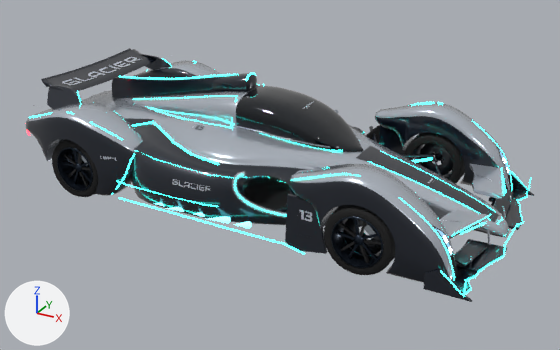
A saved change to the glTF model cars3d/glacier.glb.
The view is the same before and after, from a camera (50 mm lens) standing at (4.67, -8.01, 4.27) and looking at (0.34, -0.13, 0.33). The lights are fixed; the arrows at lower left show +X, +Y and +Z. The first picture is the older version. Where no turn or scale is listed for an object, it has been applied to the vertices. Vertices at exactly the same position are counted once.

In view in the first picture: 'body', 'decals', 'wheel_FL_spin', 'wheel_FR_spin', 'wheel_RL_spin' and 2 more.
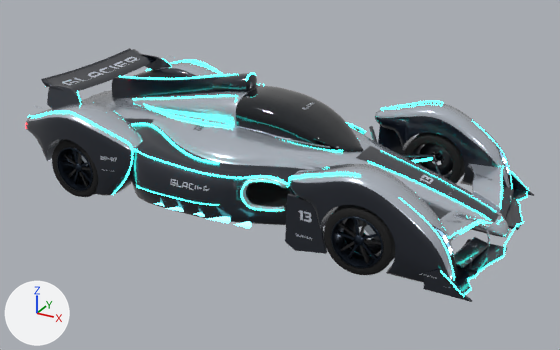
Location of each change, (x1, y1, x2, y2) in pixels of the pictures (560 x 350 px; the box of a moved part takes in the faces that stretch with it):
'body', reshaped: before (26, 48, 534, 302); after (25, 48, 534, 302)
'trim', added: after (28, 58, 529, 297)
part 1 of me_body_001, moved or reshaped: before (494, 189, 513, 217); after (500, 186, 514, 219)
part 2 of me_body_001, moved or reshaped: before (454, 240, 487, 266); after (454, 237, 489, 268)
part 3 of me_body_001, deleted: before (77, 58, 531, 296)
part 4 of me_body_001, moved or reshaped: before (27, 61, 528, 302); after (25, 61, 522, 299)

What the commit changed:
me_body_001 is used by ob_body; location (0.0, 0.0, 0.0).
me_body_001 had 46681 vertices, 91889 faces and spanned x -2.95..3.26, y -1.43..1.43, z 0.05..1.56.
me_body_001 now has 43647 vertices, 86005 faces and spans x -2.95..3.25, y -1.43..1.43, z 0.06..1.54.
me_body_001 part 1: the loose piece of 56 vertices spanning x 2.84..3.06, y 0.4..1.01, z 0.14..0.26 is scaled about its middle by (1.03, 1.25, 1.17), then moved by (0.0, -0.02, 0.0).
me_body_001 part 2: the loose piece of 56 vertices spanning x 2.84..3.06, y -1.01..-0.4, z 0.14..0.26 is scaled about its middle by (1.03, 1.25, 1.17), then moved by (0.0, 0.02, 0.0).
me_body_001 part 3: 22 loose pieces with 1520 vertices, spanning x -2.95..3.12, y -1.42..1.42, z 0.05..1.52, are deleted.
me_body_001 part 4: 194 vertices moved within x -2.8..3.16, y -1.41..1.41, z 0.11..1.54; 6429 vertices removed from x -2.81..3.26, y -1.43..1.43, z 0.07..1.56; 4843 vertices added at x -2.81..3.25, y -1.42..1.42, z 0.07..1.49.
Other edits to the shape of me_body_001 do not show in these pictures.
Mesh me_trim is new.
It has 16524 vertices, 32892 faces and spans x -2.95..3.26, y -1.43..1.43, z 0.08..1.56.
It uses material mat_gx_gl_teal (cyan #2fe6d6, glowing cyan #35ffed).
Object 'trim' (ob_trim) is new; it shows me_trim.
Its location is (0.0, 0.0, 0.0).
